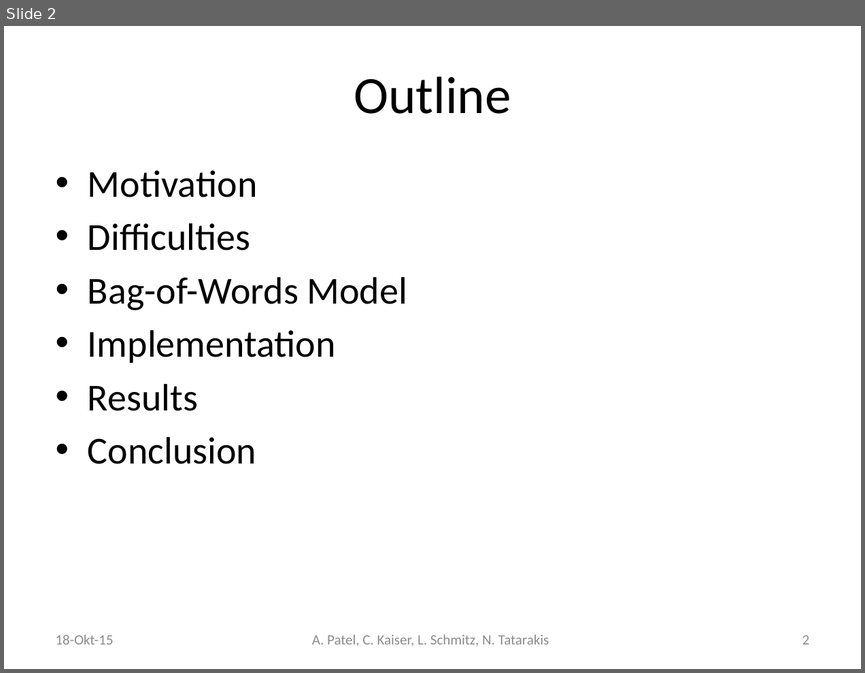
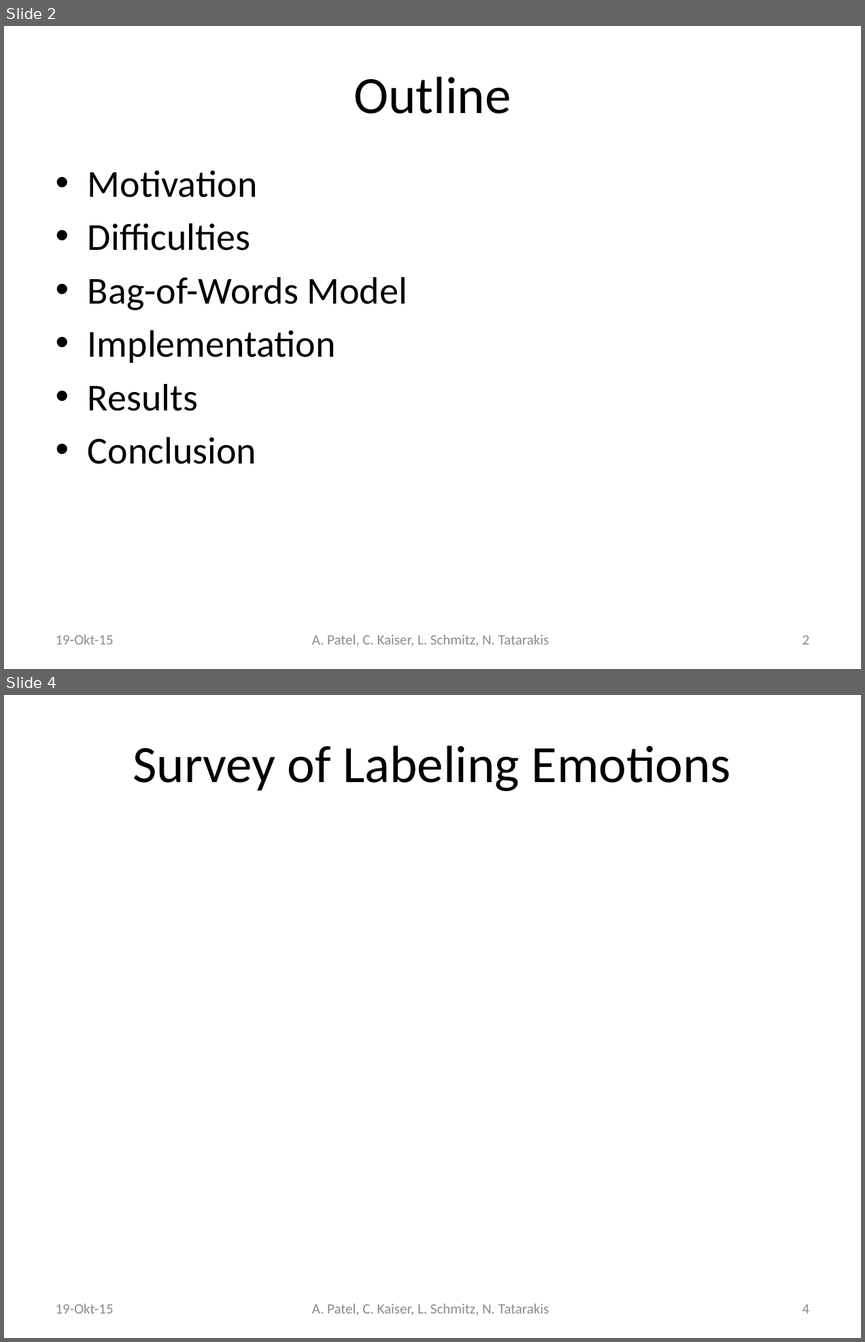
Before and after one commit to schmitzl/AI_project, a slide deck: Presentation/AI_project_presentation.pptx. Shown one above the other, each under a label of ours: slide 2 before the commit, slides 2 and 4 after it; the slides between them are not shown. The pictures are 865x673 and 865x1342 pixels, drawn with LibreOffice and Linux fonts; fonts in the diff are those of the drawing. Boxes give left, top, right and bottom in pixels: in the first picture for what was removed or moved away, otherwise in the second. Text is boxed around its words. In the diff, an @@ line names an element or a change of style, - is before the commit and + after.

```diff
--- a/Presentation/AI_project_presentation.pptx
+++ b/Presentation/AI_project_presentation.pptx
@@ slide 4 added at box(4, 695, 861, 1338), background #FFFFFF @@
@@ title added at box(133, 745, 731, 792), 44 pt, text #000000 @@
+Survey of Labeling Emotions
@@ text added at box(56, 1303, 113, 1313), 12 pt, text #8C8C8C @@
+19-Okt-15
@@ text added at box(312, 1303, 549, 1315), 12 pt, text #8C8C8C @@
+A. Patel, C. Kaiser, L. Schmitz, N. Tatarakis
@@ page number added at box(802, 1304, 810, 1313), 12 pt, text #8C8C8C @@
+4
@@ slide 2 changed as well @@
@@ text at box(56, 634, 113, 644): text changed @@
-18-Okt-15
+19-Okt-15
```
Also in this commit, not shown: 14 other slides changed, 3 other slides added, 3 slides removed.
